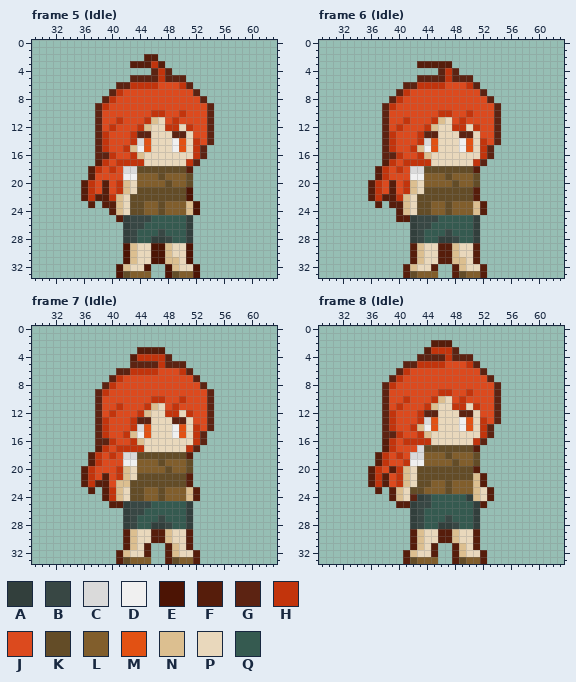
One commit to this pixel-art file: Sprites/MC/MC.aseprite. Above is the file before it was changed.
64x34 pixels, 32 frames. Shown: frame 5 (Idle): x 29..63, y 0..33; frame 6 (Idle): x 29..63, y 0..33; frame 7 (Idle): x 29..63, y 0..33; frame 8 (Idle): x 29..63, y 0..33. The commit also changed other frames, which this record leaves out.
Palette (. is transparent): A #323f3c  B #384744  C #dadada  D #f0f0f0  E #4c1404  F #561d0b  G #5c2312  H #c2340c  J #dc4a1e  K #634c27  L #815e2c  M #e25113  N #dcbf90  P #e9d8bc  Q #355a50
Once edited:
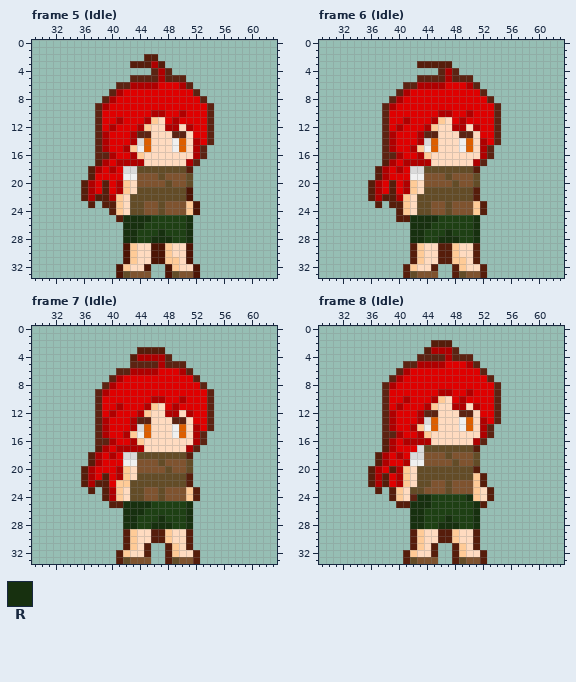
Colours new in this view: R #17300f
Edits made:
Colour H changes from #c2340c to #af0000.
Colour J changes from #dc4a1e to #df0000.
Colour L changes from #815e2c to #7f532f.
Colour M changes from #e25113 to #dd5e00.
Colour N changes from #dcbf90 to #ffcb97.
Colour P changes from #e9d8bc to #ffdbc0.
Colour Q changes from #355a50 to #1e4014.
Frame 5 (Idle), layer "oldbody":
The edit turns colour A into colour R in rows 25 to 27 at x 42 and 51; in row 28 at x 42, 46 to 47 and 51.
The edit turns colour B into colour R in row 25 at x 43 to 45; in row 26 at x 43 to 44; in row 27 at x 43 and 47; in row 28 at x 43 and 48.
Frame 6 (Idle), layer "oldbody": the same change as frame 5 (Idle)
Frame 7 (Idle), layer "oldbody": the same change as frame 5 (Idle)
Frame 8 (Idle), layer "oldbody":
The edit turns colour A into colour R in row 24 at x 43 and 50; in rows 25 to 27 at x 42 and 51; in row 28 at x 42, 46 to 47 and 51.
The edit turns colour B into colour R in row 24 at x 44; in row 25 at x 43 to 44; in row 26 at x 43; in row 27 at x 43 and 47; in row 28 at x 43 and 48.
Boxes around the changes in both pictures, in picture pixels (x1, y1, x2, y2):
changed: (88, 61, 207, 278)
changed: (375, 68, 494, 278)
changed: (88, 354, 207, 564)
changed: (375, 347, 494, 564)
